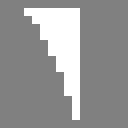
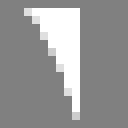
Two versions of the same layered image (128x128). Layer-by-layer changes:
painted on "volume" over left=24, top=8, right=80, bottom=120
